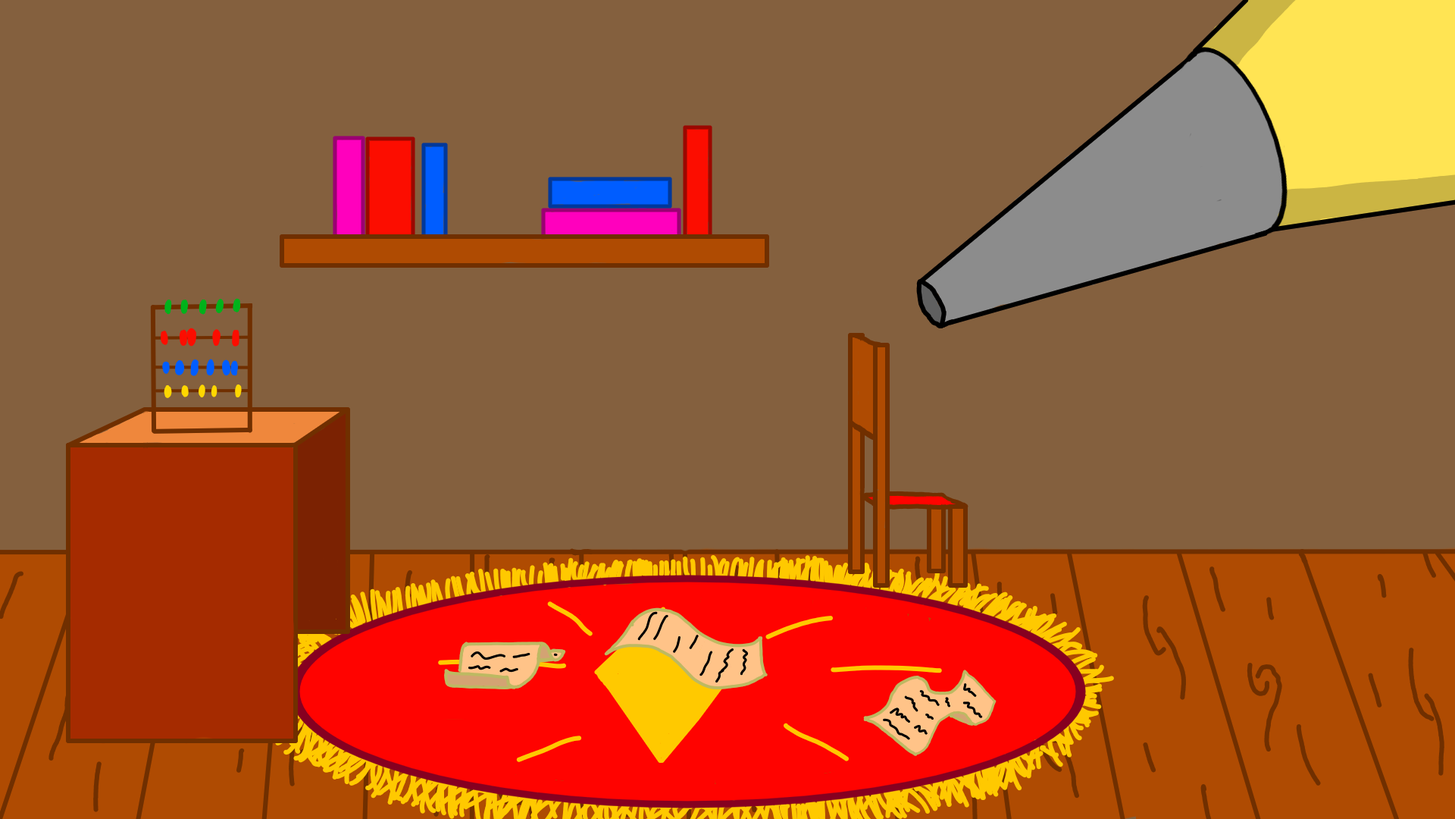
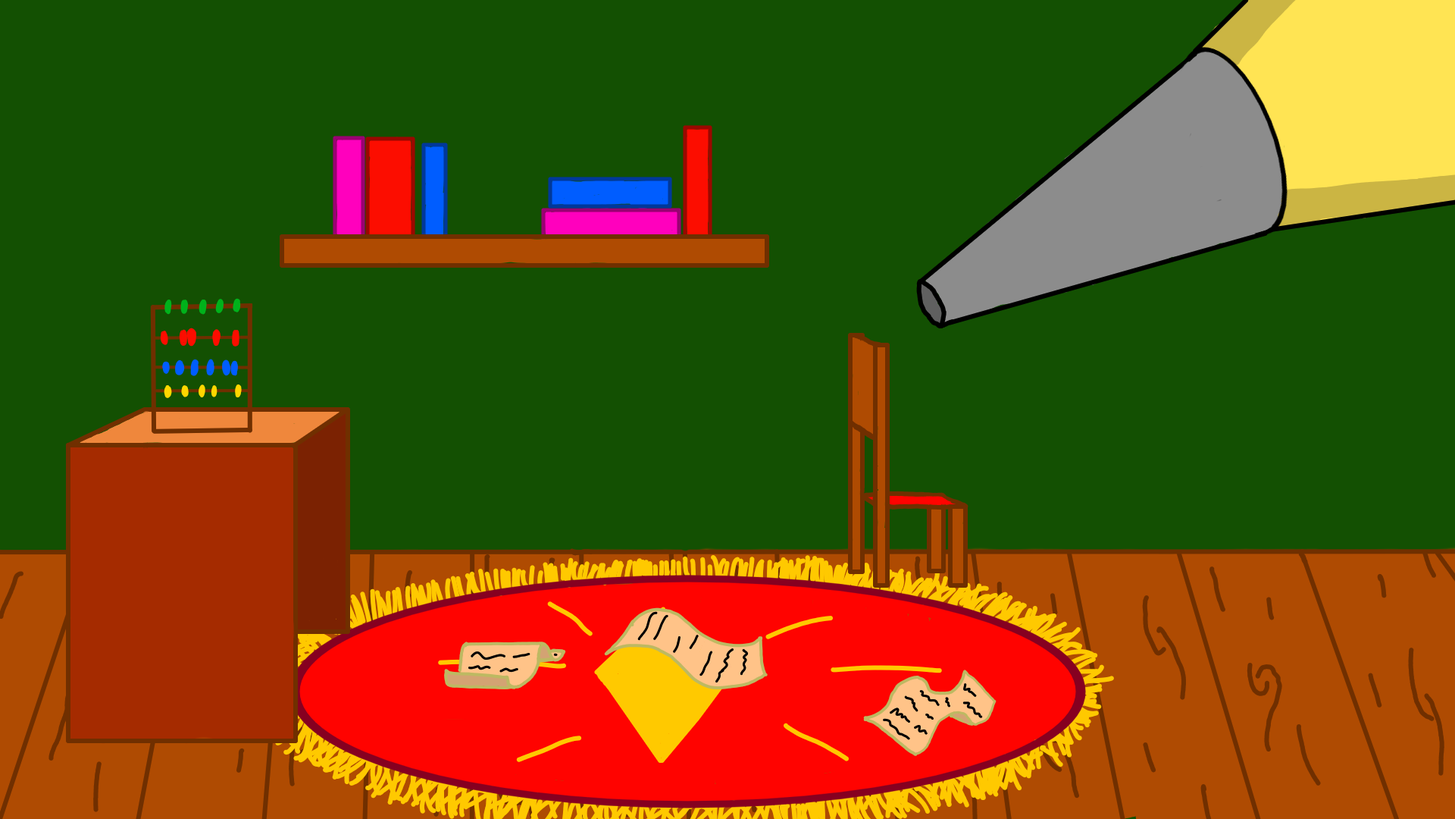
The second w=1455, h=819 image is a revision of the first. Changes to its layers:
painted on "Paint Layer 1" over bbox(0, 0, 1455, 819)
